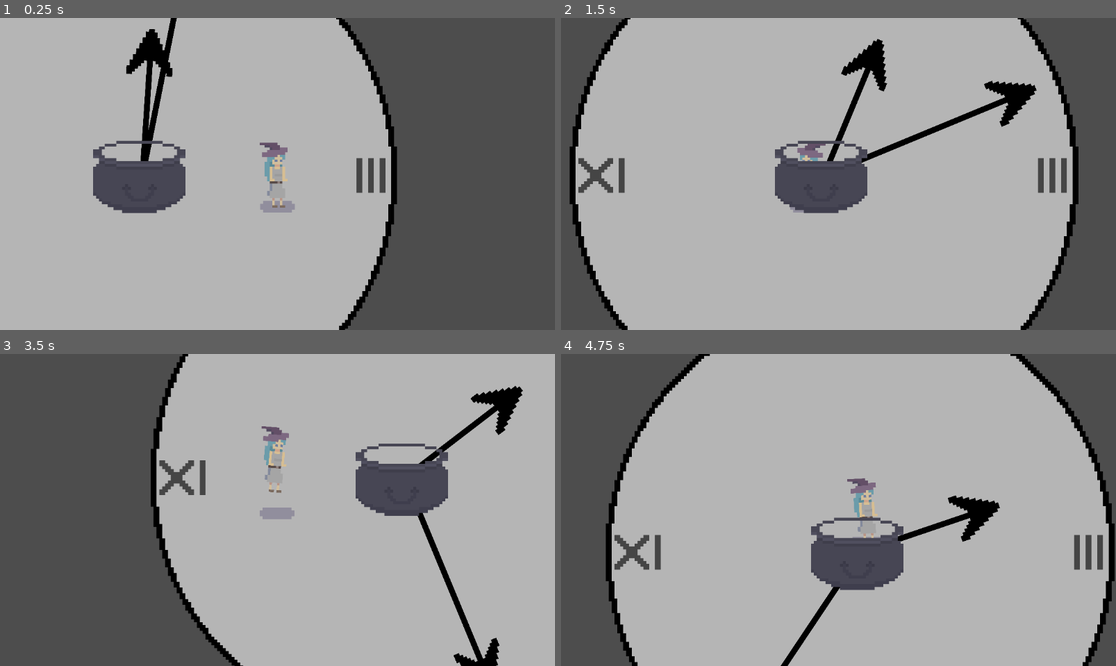
Above: before the commit, frames 1-4 (two rows, left to right).
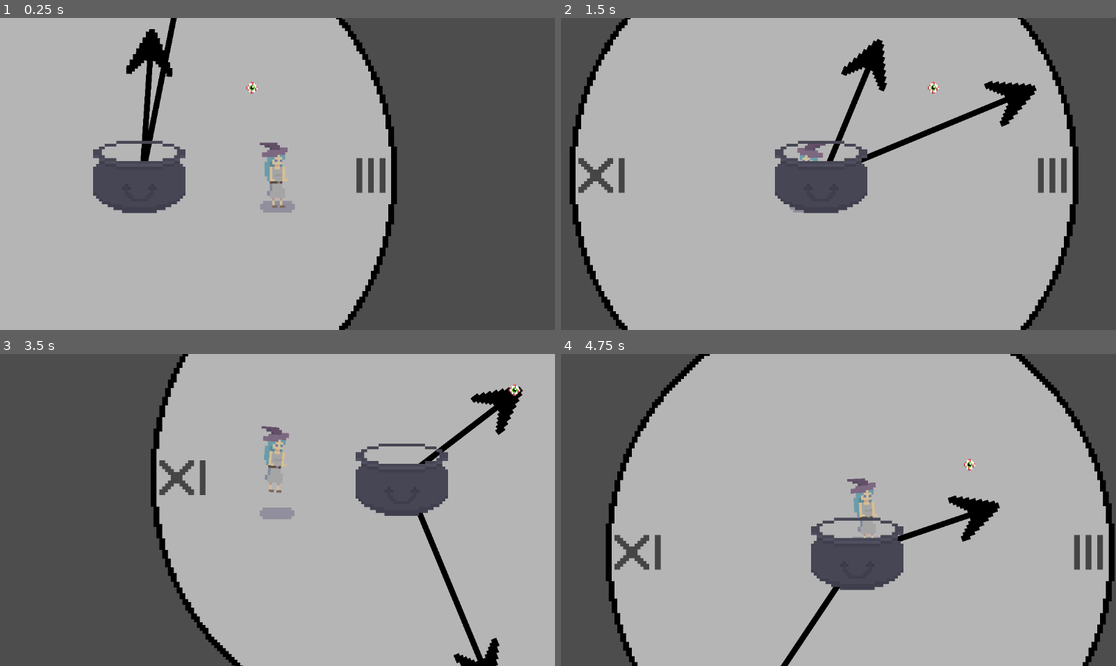
Above: after the commit, the same moments.

Repository: arrowira/miniJam189
Game: Godot game, scene res://Scenes/main.tscn
Same seed, same stepped clock (60 frames per second), same inputs: the game is played once before the commit and once after it.
Inputs:
- Up to frame 1 (0.25 s): no input
- Up to frame 2 (1.5 s): hold A (right) 0.53-1.28 s; tap Space (jump) at 0.6, 0.77, 1.07, 1.35 s; hold S (down) from 1.28 s (still down)
- Up to frame 3 (3.5 s): tap Space (jump) at 1.52, 1.82, 2.1, 2.85, 3.02, 3.32 s; release S (down) at 2.03 s; hold A (right) 2.03-2.78 s; hold W (up) from 2.78 s (still down)
- Up to frame 4 (4.75 s): release W (up) at 3.53 s; hold D (left) from 3.53 s (still down); tap Space (jump) at 3.6, 3.77, 4.07, 4.35, 4.52 s

The runs differ from the first frame. In frame 1, less than 0.1% of the frame differs, in the area x 44-47%, y 20-25%; in frame 2, less than 0.1%; in frame 3, less than 0.1%; in frame 4, less than 0.1%.

Commit message:
Pickup Items

Diff:
--- a/minijam189/Scenes/Eyeball.tscn
+++ b/minijam189/Scenes/Eyeball.tscn
@@ -1,23 +1,27 @@
 [gd_scene load_steps=4 format=3 uid="uid://p5sgoheg6jxg"]
 
-[ext_resource type="Script" path="res://Scenes/PickupObj.gd" id="1_ykwq8"]
 [ext_resource type="Texture2D" uid="uid://bi1y4m4hh5p2r" path="res://sprites/Eyeball.png" id="2_8g481"]
+[ext_resource type="Script" path="res://Scripts/PickupObj.gd" id="2_atluv"]
 
-[sub_resource type="RectangleShape2D" id="RectangleShape2D_aob3g"]
-size = Vector2(81, 81)
+[sub_resource type="RectangleShape2D" id="RectangleShape2D_s2j77"]
+size = Vector2(8, 8)
 
 [node name="Eyeball" type="Node2D"]
 
-[node name="StaticBody2D" type="StaticBody2D" parent="."]
+[node name="Eye" type="Area2D" parent="."]
+scale = Vector2(10, 10)
 collision_layer = 2
 collision_mask = 2
-script = ExtResource("1_ykwq8")
+script = ExtResource("2_atluv")
 
-[node name="CollisionShape2D" type="CollisionShape2D" parent="StaticBody2D"]
-position = Vector2(0.500003, 0.500002)
-shape = SubResource("RectangleShape2D_aob3g")
+[node name="CollisionShape2D" type="CollisionShape2D" parent="Eye"]
+position = Vector2(0, 1.90735e-07)
+scale = Vector2(1, 1)
+shape = SubResource("RectangleShape2D_s2j77")
 
-[node name="Sprite2D" type="Sprite2D" parent="StaticBody2D"]
+[node name="Sprite2D" type="Sprite2D" parent="Eye"]
 texture_filter = 1
-scale = Vector2(10, 10)
+scale = Vector2(1, 1)
 texture = ExtResource("2_8g481")
+
+[connection signal="body_entered" from="Eye" to="Eye" method="_on_body_entered"]
--- a/minijam189/Scenes/clock.tscn
+++ b/minijam189/Scenes/clock.tscn
@@ -2,7 +2,7 @@
 
 [ext_resource type="Texture2D" uid="uid://c12x7pfthy2tx" path="res://sprites/clock-1.png.png" id="1_vav08"]
 [ext_resource type="Texture2D" uid="uid://xtel24lbx530" path="res://sprites/bigClockHand-1.png.png" id="2_4w3bt"]
-[ext_resource type="Script" path="res://Scenes/clockMovement.gd" id="3_0b6dg"]
+[ext_resource type="Script" path="res://Scripts/clockMovement.gd" id="3_0b6dg"]
 [ext_resource type="Texture2D" uid="uid://cknpkl1nwirt" path="res://sprites/littleClockHand-1.png.png" id="4_sxq22"]
 
 [sub_resource type="RectangleShape2D" id="RectangleShape2D_mvik4"]
--- a/minijam189/Scenes/main.tscn
+++ b/minijam189/Scenes/main.tscn
@@ -1,8 +1,9 @@
-[gd_scene load_steps=4 format=3 uid="uid://da84iljfblkf7"]
+[gd_scene load_steps=5 format=3 uid="uid://da84iljfblkf7"]
 
 [ext_resource type="PackedScene" uid="uid://dh5gwa1vkhg2n" path="res://Scenes/clock.tscn" id="1_kxde8"]
 [ext_resource type="PackedScene" uid="uid://r10kfgnss2h0" path="res://Scenes/player.tscn" id="2_ee1yk"]
 [ext_resource type="PackedScene" uid="uid://ceou6ww1oulsy" path="res://Scenes/Cauldron.tscn" id="3_8guol"]
+[ext_resource type="PackedScene" uid="uid://p5sgoheg6jxg" path="res://Scenes/Eyeball.tscn" id="4_htf55"]
 
 [node name="Node2D" type="Node2D"]
 
@@ -13,3 +14,6 @@
 
 [node name="Cauldron" parent="." instance=ExtResource("3_8guol")]
 position = Vector2(-21, -38)
+
+[node name="Eyeball" parent="." instance=ExtResource("4_htf55")]
+position = Vector2(758, -606)
--- a/minijam189/Scenes/player.tscn
+++ b/minijam189/Scenes/player.tscn
@@ -1,9 +1,9 @@
 [gd_scene load_steps=11 format=3 uid="uid://r10kfgnss2h0"]
 
-[ext_resource type="Script" path="res://Scenes/plaayerMovement.gd" id="1_0yxif"]
+[ext_resource type="Script" path="res://Scripts/plaayerMovement.gd" id="1_0yxif"]
 [ext_resource type="Texture2D" uid="uid://dyhcbt84hpiky" path="res://sprites/player-1.png (1).png" id="2_6x4l0"]
 [ext_resource type="Texture2D" uid="uid://bxutoko141rn8" path="res://sprites/shadow-1.png.png" id="2_sk2sv"]
-[ext_resource type="Script" path="res://Scenes/PlayerInventory.gd" id="4_keevx"]
+[ext_resource type="Script" path="res://Scripts/PlayerInventory.gd" id="4_keevx"]
 
 [sub_resource type="RectangleShape2D" id="RectangleShape2D_a4gjh"]
 size = Vector2(123, 172)
@@ -104,39 +104,39 @@
 
 [node name="player" type="Node2D"]
 
-[node name="CharacterBody2D" type="CharacterBody2D" parent="."]
+[node name="Player" type="CharacterBody2D" parent="."]
 collision_layer = 3
 collision_mask = 3
 script = ExtResource("1_0yxif")
 
-[node name="Sprite2D2" type="Sprite2D" parent="CharacterBody2D"]
+[node name="Sprite2D2" type="Sprite2D" parent="Player"]
 modulate = Color(1, 1, 1, 0.305882)
 position = Vector2(0, 127)
 texture = ExtResource("2_sk2sv")
 
-[node name="FeetCollider" type="CollisionShape2D" parent="CharacterBody2D"]
+[node name="FeetCollider" type="CollisionShape2D" parent="Player"]
 position = Vector2(-7.5, 144)
 shape = SubResource("RectangleShape2D_a4gjh")
 
-[node name="Sprite2D" type="Sprite2D" parent="CharacterBody2D"]
+[node name="Sprite2D" type="Sprite2D" parent="Player"]
 position = Vector2(-1, 0)
 scale = Vector2(0.882813, 0.831514)
 texture = ExtResource("2_6x4l0")
 
-[node name="jumpTimer" type="Timer" parent="CharacterBody2D"]
+[node name="jumpTimer" type="Timer" parent="Player"]
 wait_time = 0.4
 one_shot = true
 
-[node name="Camera2D" type="Camera2D" parent="CharacterBody2D"]
+[node name="Camera2D" type="Camera2D" parent="Player"]
 zoom = Vector2(0.3, 0.3)
 position_smoothing_enabled = true
 
-[node name="anim" type="AnimationPlayer" parent="CharacterBody2D"]
+[node name="anim" type="AnimationPlayer" parent="Player"]
 libraries = {
 "": SubResource("AnimationLibrary_xbr2r")
 }
 
-[node name="InventoryManager" type="Node" parent="CharacterBody2D"]
+[node name="InventoryManager" type="Node" parent="Player"]
 script = ExtResource("4_keevx")
 
-[connection signal="timeout" from="CharacterBody2D/jumpTimer" to="CharacterBody2D" method="_on_jump_timer_timeout"]
+[connection signal="timeout" from="Player/jumpTimer" to="Player" method="_on_jump_timer_timeout"]
--- a/minijam189/Scenes/PickupObj.gd
+++ b/minijam189/Scripts/PickupObj.gd
@@ -1,4 +1,4 @@
-extends StaticBody2D
+extends Area2D
 
 
 # Called when the node enters the scene tree for the first time.
@@ -10,3 +10,9 @@
 func _process(delta: float) -> void:
 
 	pass
+
+func _on_body_entered(body):
+	if body.name == "Player":
+		if(get_node("/root/Node2D/player/Player/InventoryManager").Holding == false):
+			get_node("/root/Node2D/player/Player/InventoryManager").ParseItem("Eye")
+			queue_free()
--- a/minijam189/Scenes/PlayerInventory.gd
+++ b/minijam189/Scripts/PlayerInventory.gd
@@ -1,11 +1,20 @@
 extends Node
 
 var Holding = false
+var ItemID = 0;
 # Called when the node enters the scene tree for the first time.
 func _ready() -> void:
-	pass # Replace with function body.
-
+	Holding = false
 
 # Called every frame. 'delta' is the elapsed time since the previous frame.
 func _process(delta: float) -> void:
+	if ItemID != 0:
+		print(ItemID)
 	pass
+
+func ParseItem(Id):
+	match Id:
+		"Eye":
+			ItemID = 1
+		"Heart":
+			ItemID = 2
Renamed: minijam189/Scenes/clockMovement.gd -> minijam189/Scripts/clockMovement.gd
Renamed: minijam189/Scenes/plaayerMovement.gd -> minijam189/Scripts/plaayerMovement.gd
